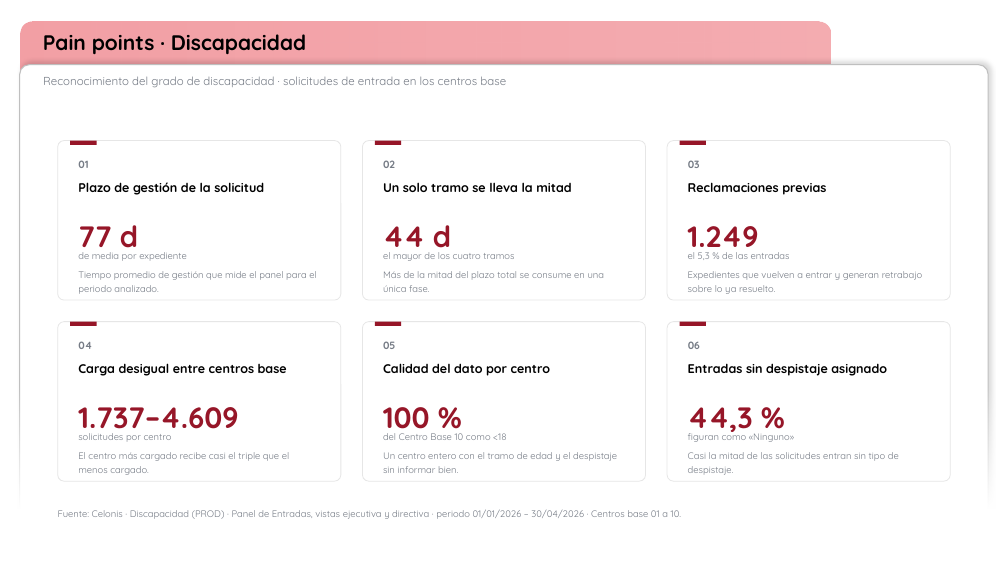
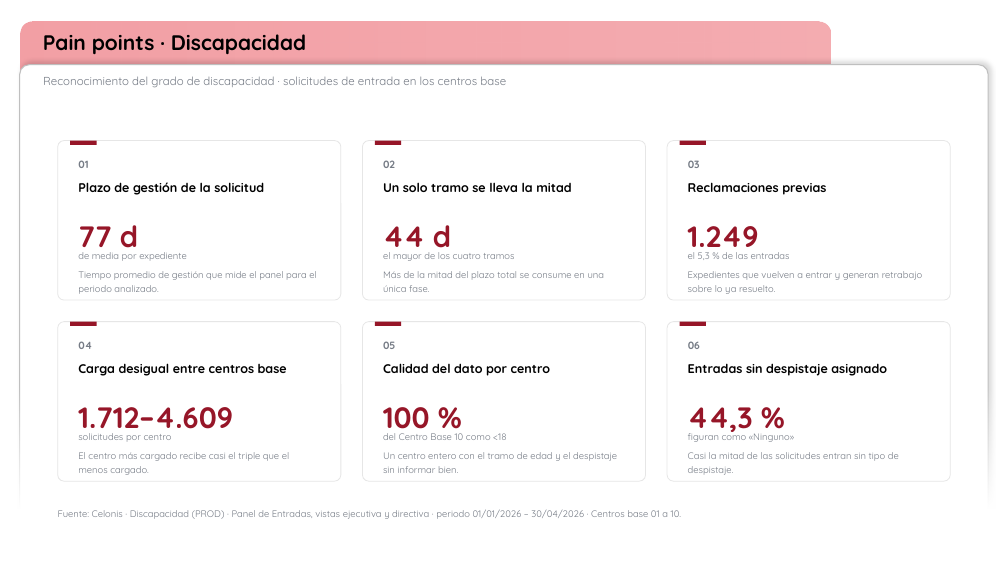
Before and after one commit to AnthonyXerri/Pruebas, a slide deck: slide 5 of deck/PainPoints_Dependencia_Discapacidad.pptx. Drawn at 1008x567 pixels with LibreOffice and Linux fonts; fonts in the diff are those of the drawing. Boxes give left, top, right and bottom in pixels: in the first picture for what was removed or moved away, otherwise in the second. Text is boxed around its words. In the diff, an @@ line names an element or a change of style, - is before the commit and + after.

```diff
--- a/deck/PainPoints_Dependencia_Discapacidad.pptx
+++ b/deck/PainPoints_Dependencia_Discapacidad.pptx
@@ text at (x1=78, y1=407, x2=233, y2=437): text changed @@
-1.737–4.609
+1.712–4.609
```
Also in this commit, not shown: 3 other files.
